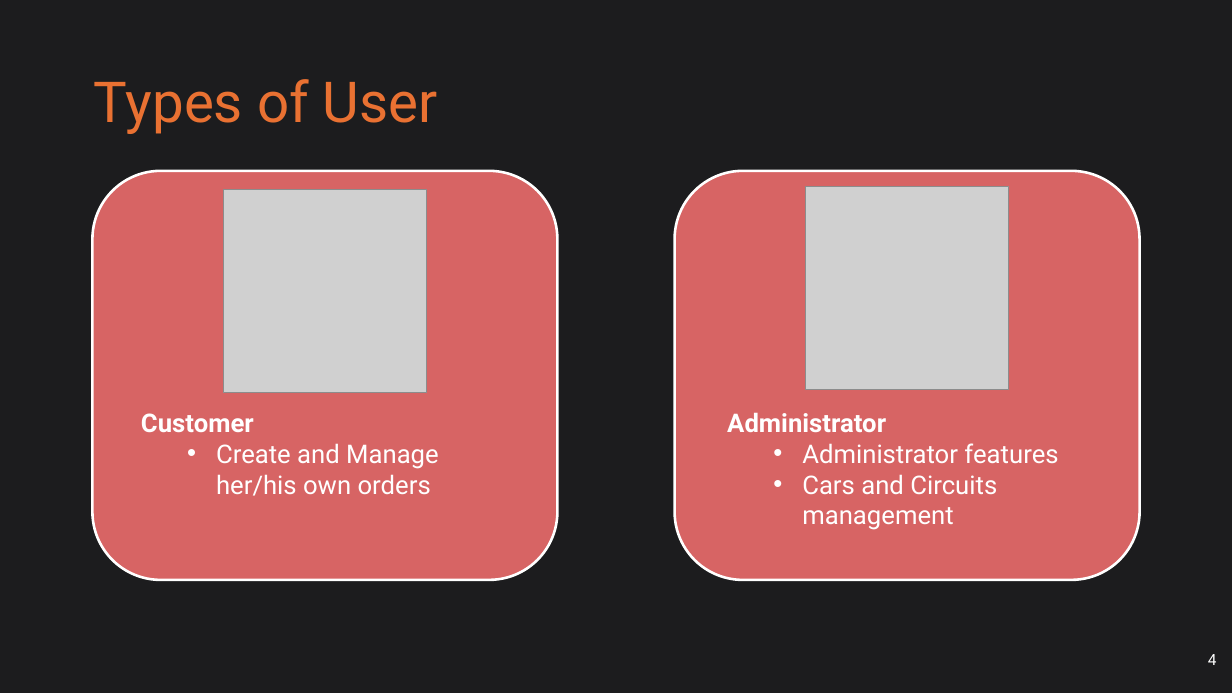
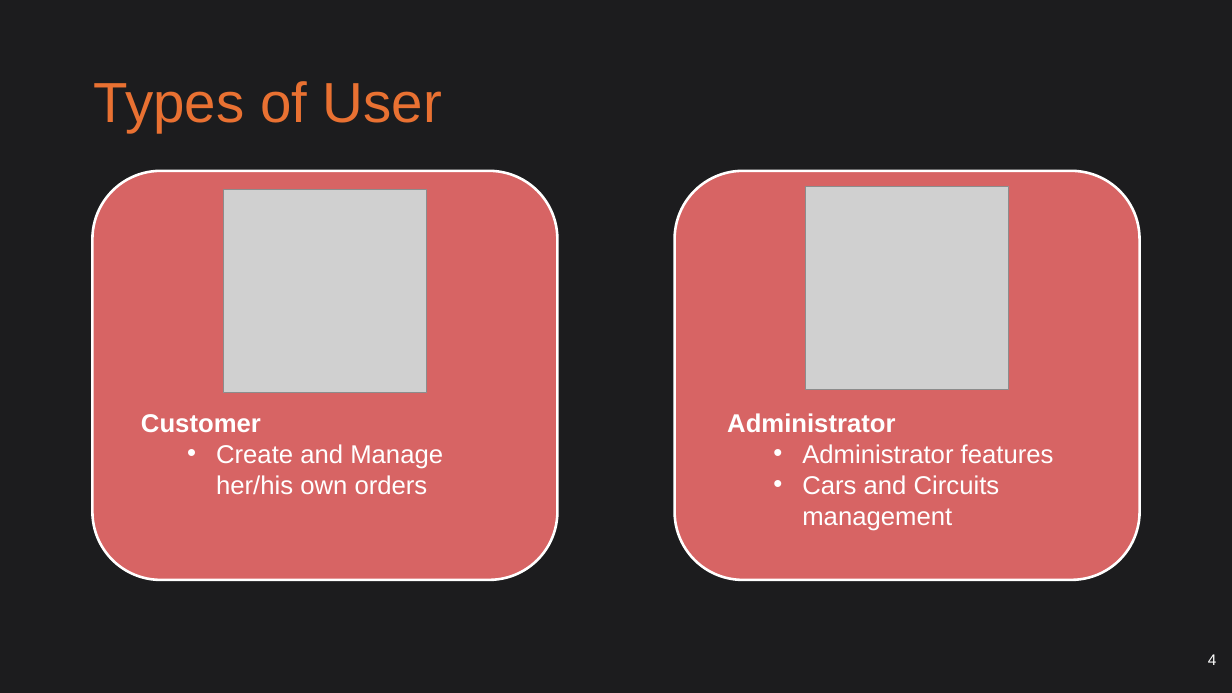
Before and after one commit to ludovicodimartino/webApplicationUniProject, a slide deck: slide 4 of WaCar.pptx. Drawn at 1232x693 pixels with LibreOffice and Linux fonts; fonts in the diff are those of the drawing; grey boxes stand for pictures. Boxes give left, top, right and bottom in pixels: in the first picture for what was removed or moved away, otherwise in the second. Text is boxed around its words. In the diff, an @@ line names an element or a change of style, - is before the commit and + after.

```diff
--- a/WaCar.pptx
+++ b/WaCar.pptx
@@ font Roboto to Arial in 3 elements at [94, 81, 442, 132], [141, 414, 443, 494], [727, 413, 1054, 531] @@
```
Also in this commit, not shown: 5 other slides changed, 1 slide added.
